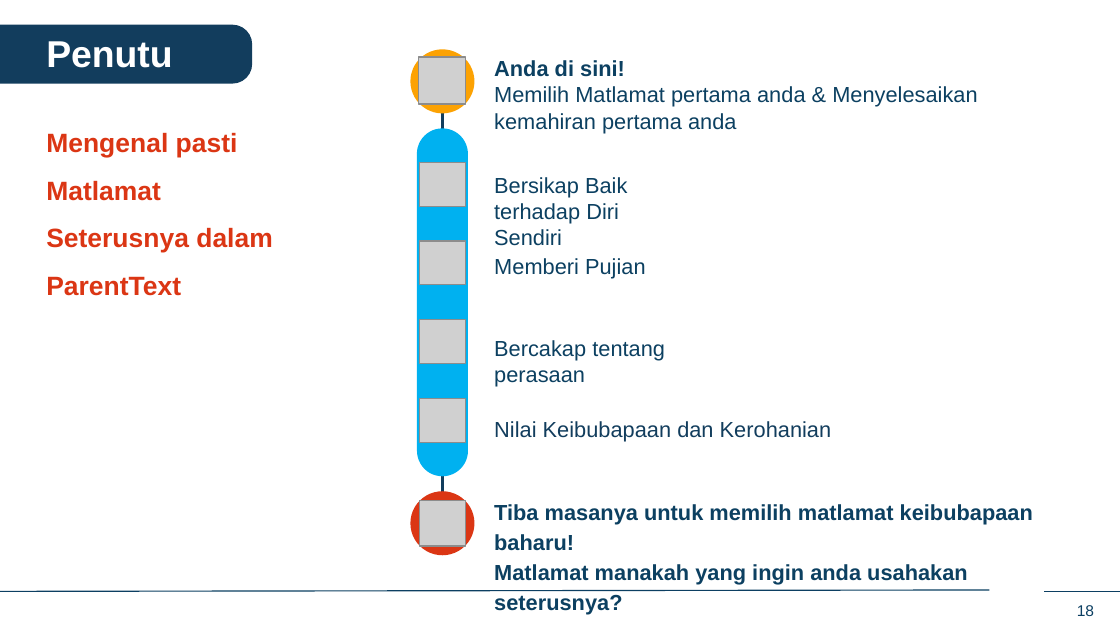
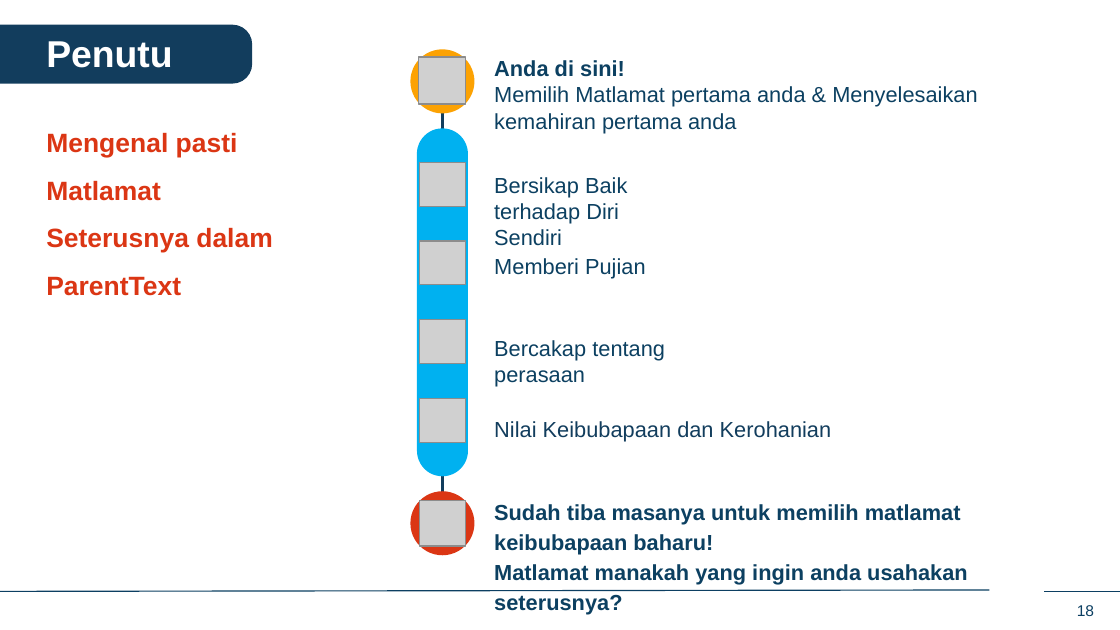
Before and after one commit to IDEMSInternational/plh-digital-content, a slide deck: slide 18 of translations/facilitator_app_malaysia/ms/ms_in_person_sessions.pptx. Drawn at 1120x630 pixels with LibreOffice and Linux fonts; fonts in the diff are those of the drawing; grey boxes stand for pictures; background and template pictures are left out. Boxes give left, top, right and bottom in pixels: in the first picture for what was removed or moved away, otherwise in the second. Text is boxed around its words. In the diff, an @@ line names an element or a change of style, - is before the commit and + after.

```diff
--- a/translations/facilitator_app_malaysia/ms/ms_in_person_sessions.pptx
+++ b/translations/facilitator_app_malaysia/ms/ms_in_person_sessions.pptx
@@ text at (x1=494, y1=504, x2=961, y2=555): text changed @@
-Tiba masanya untuk memilih matlamat keibubapaan baharu!
+Sudah tiba masanya untuk memilih matlamat keibubapaan baharu!
```
Also in this commit, not shown: 10 other slides changed.
